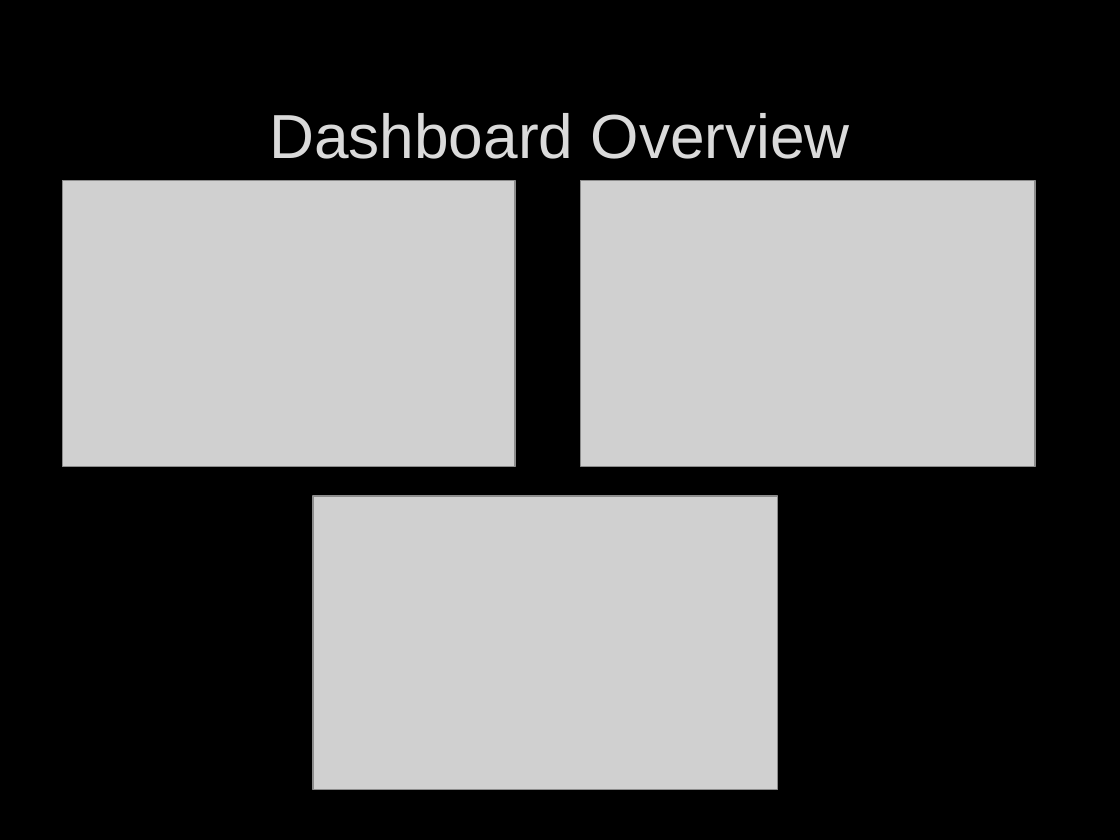
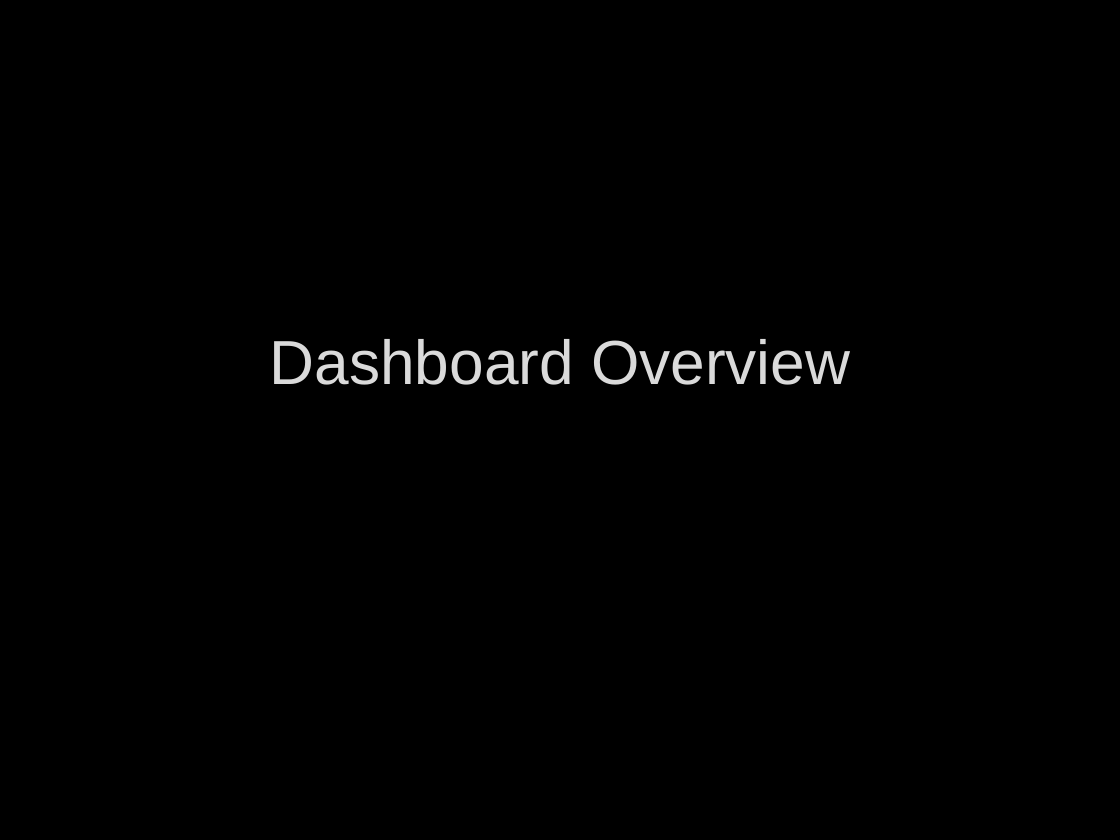
Before and after one commit to AlokYadav310703/Olist-Product-Sales-Analysis, a slide deck: slide 11 of presentation/Project Overview.pptx. Drawn at 1120x840 pixels with LibreOffice and Linux fonts; fonts in the diff are those of the drawing; grey boxes stand for pictures; background and template pictures are left out. Boxes give left, top, right and bottom in pixels: in the first picture for what was removed or moved away, otherwise in the second. Text is boxed around its words. In the diff, an @@ line names an element or a change of style, - is before the commit and + after.

```diff
--- a/presentation/Project Overview.pptx
+++ b/presentation/Project Overview.pptx
@@ picture removed at (63, 180, 515, 466) @@
@@ picture removed at (581, 180, 1035, 466) @@
@@ title "Dashboard Overview": place and size @@
-title "Dashboard Overview" at (269, 113, 850, 159)
+title "Dashboard Overview" at (270, 339, 850, 385)
@@ picture removed at (312, 496, 776, 790) @@
```
Also in this commit, not shown: 10 other slides changed, 3 slides added, 4 other files.
